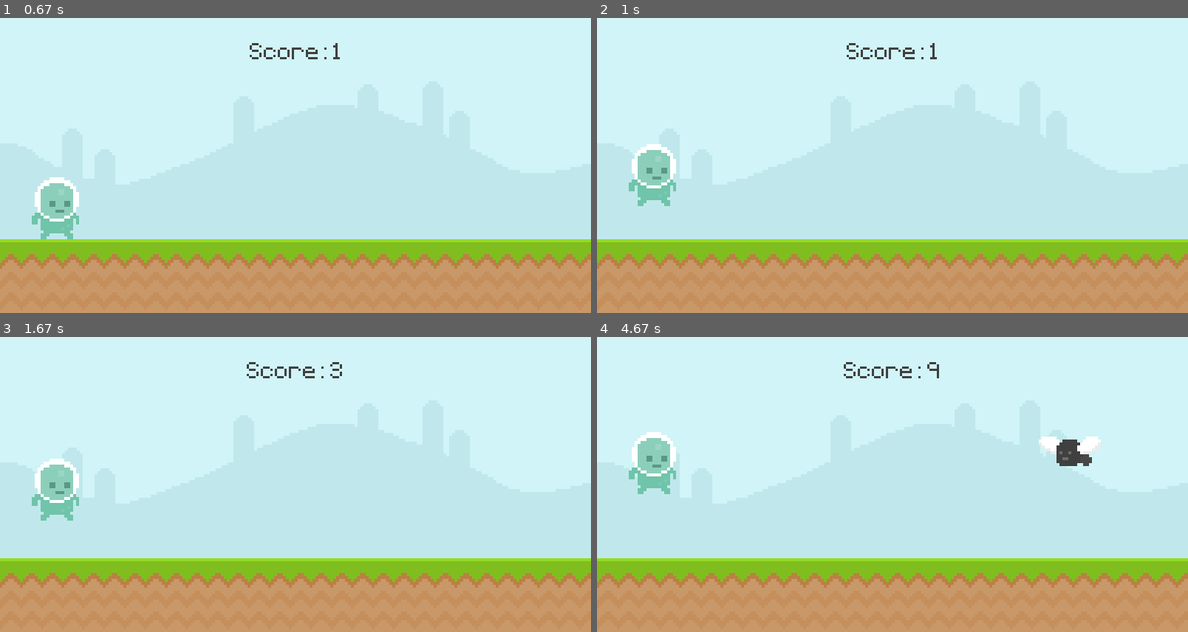
Above: before the commit, frames 1-4 (two rows, left to right).
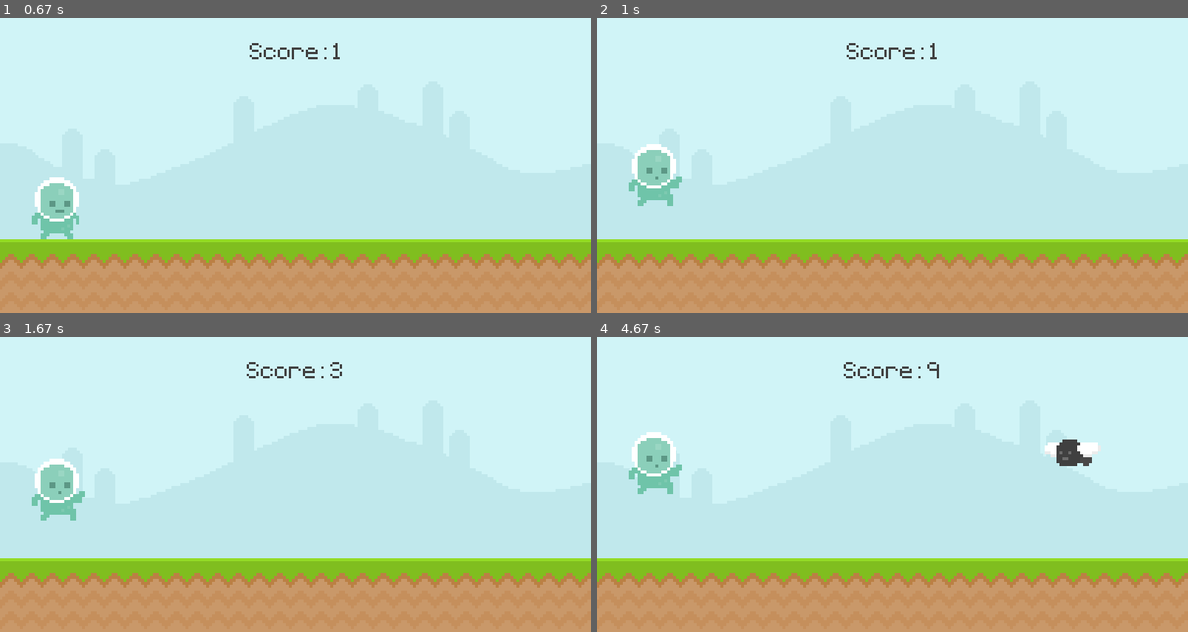
Above: after the commit, the same moments.

Repository: BorisKlco/pygame.Jumpie
Game: pygame game, started from main.py
Same seed, same stepped clock (60 frames per second), same inputs: the game is played once before the commit and once after it.
Inputs:
- Up to frame 1 (0.67 s): tap Space at 0.33 s
- Up to frame 2 (1 s): tap Space at 0.67 s
- Up to frame 3 (1.67 s): tap Space at 1.07, 1.37 s
- Up to frame 4 (4.67 s): tap Space at 1.9, 2.2, 2.4, 2.7, 2.97, 3.3, 3.6, 3.73, 4.13, 4.43 s

Frame 1 is identical in both runs. In frame 2, 0.1% of the frame differs, in the area x 9-15%, y 53-64%; in frame 3, 0.1%; in frame 4, 0.3%, in the area x 9-86%, y 33-54%.

Commit message:
enemy,player animation

Diff:
--- a/main.py
+++ b/main.py
@@ -29,6 +29,25 @@
         return []
 
 
+def collisions(player, enemies):
+    if enemies:
+        for collision in enemies:
+            if player.colliderect(collision):
+                return False
+    return True
+
+
+def playerAnimation():
+    global playerSur, playerIndex
+    if playerBox.bottom < 300:
+        playerSur = playerJump
+    else:
+        playerIndex += 0.1
+        if playerIndex >= len(playerWalk):
+            playerIndex = 0
+        playerSur = playerWalk[int(playerIndex)]
+
+
 pygame.init()
 screen = pygame.display.set_mode((800, 400))
 pygame.display.set_caption("Jumpie!")
@@ -41,6 +60,7 @@
 jumpCount = 0
 gameTime = 0
 finalScore = 0
+enemyList = []
 
 skySur = pygame.image.load("assets/Sky.png").convert()
 groundSur = pygame.image.load("assets/ground.png").convert()
@@ -49,13 +69,27 @@
 instructionText = font.render('Smash  Space  for jump!', False, scoreColor)
 instructionTextBox = instructionText.get_rect(center=(400, 350))
 
-snailSur = pygame.image.load("assets/snail/snail1.png").convert_alpha()
-flySur = pygame.image.load("assets/fly/Fly1.png").convert_alpha()
+snailFrame_1 = pygame.image.load("assets/snail/snail1.png").convert_alpha()
+snailFrame_2 = pygame.image.load("assets/snail/snail2.png").convert_alpha()
+snailFrame = [snailFrame_1, snailFrame_2]
+snailFrameIndex = 0
+snailSur = snailFrame[snailFrameIndex]
 
-enemyList = []
+flyFrame_1 = pygame.image.load("assets/fly/Fly1.png").convert_alpha()
+flyFrame_2 = pygame.image.load("assets/fly/Fly2.png").convert_alpha()
+flyFrame = [flyFrame_1, flyFrame_2]
+flyFrameIndex = 0
+flySur = flyFrame[flyFrameIndex]
 
-playerSur = pygame.image.load(
+playerWalk_1 = pygame.image.load(
     "assets/player/player_walk_1.png").convert_alpha()
+playerWalk_2 = pygame.image.load(
+    "assets/player/player_walk_2.png").convert_alpha()
+playerWalk = [playerWalk_1, playerWalk_2]
+playerIndex = 0
+playerJump = pygame.image.load("assets/player/player_jump.png").convert_alpha()
+
+playerSur = playerWalk[playerIndex]
 playerBox = playerSur.get_rect(midbottom=(75, 300))
 playerStand = pygame.image.load(
     'assets/player/player_stand.png').convert_alpha()
@@ -65,13 +99,19 @@
 customEventTimer = pygame.USEREVENT + 1
 pygame.time.set_timer(customEventTimer, 2000)
 
+snailEventTimer = pygame.USEREVENT + 2
+pygame.time.set_timer(snailEventTimer, 500)
+
+flyEventTimer = pygame.USEREVENT + 3
+pygame.time.set_timer(flyEventTimer, 200)
+
 while True:
     for event in pygame.event.get():
         if event.type == pygame.QUIT:
             pygame.quit()
             exit()
         if event.type == pygame.KEYDOWN:
-            if gameActive == True:
+            if gameActive:
                 if jumpCount < 2:
                     if event.key == pygame.K_SPACE:
                         playerGrav = -5
@@ -81,13 +121,24 @@
                     gameActive = True
                     gameTime = int(pygame.time.get_ticks() / 500)
 
-        if event.type == customEventTimer and gameActive == True:
-            if randint(0, 2):
-                enemyList.append(
-                    snailSur.get_rect(bottomleft=(randint(800, 1100), 300)))
-            else:
-                enemyList.append(
-                    flySur.get_rect(bottomleft=(randint(1200, 1600), 175)))
+        if gameActive:
+            if event.type == customEventTimer:
+                if randint(0, 2):
+                    enemyList.append(
+                        snailSur.get_rect(bottomleft=(randint(800, 1100),
+                                                      300)))
+                else:
+                    enemyList.append(
+                        flySur.get_rect(bottomleft=(randint(1200, 1600), 175)))
+            if event.type == snailEventTimer and flyEventTimer:
+                if snailFrameIndex == 0 and flyFrameIndex == 0:
+                    snailFrameIndex = 1
+                    flyFrameIndex = 1
+                else:
+                    snailFrameIndex = 0
+                    flyFrameIndex = 0
+                snailSur = snailFrame[snailFrameIndex]
+                flySur = flyFrame[flyFrameIndex]
 
     if gameActive == True:
         screen.blit(skySur, (0, 0))
@@ -95,25 +146,20 @@
         finalScore = display_score()
         enemyList = enemyMovement(enemyList)
 
-        #     snailBox.x -= 4
-        #    if snailBox.right <= 0:
-        #         snailBox.left = 800
-        #      screen.blit(snailSur, snailBox)
-
         playerGrav += 0.25
         playerBox.y += playerGrav
         if playerBox.bottom >= 300:
-            playerGrav = 0
             jumpCount = 0
             playerBox.bottom = 300
+        playerAnimation()
         screen.blit(playerSur, playerBox)
 
-    #   if snailBox.colliderect(playerBox):
-    #       gameActive = False
-    #       snailBox.left = 800
-    #       playerBox.bottom = 300
+        game_collisions = gameActive = collisions(playerBox, enemyList)
 
     else:
+        enemyList = []
+        playerGrav = 0
+        playerBox.bottom = 300
         screen.fill(mainColor)
         screen.blit(playerStand, playerStandBox)
         screen.blit(titleText, titleTextBox)
